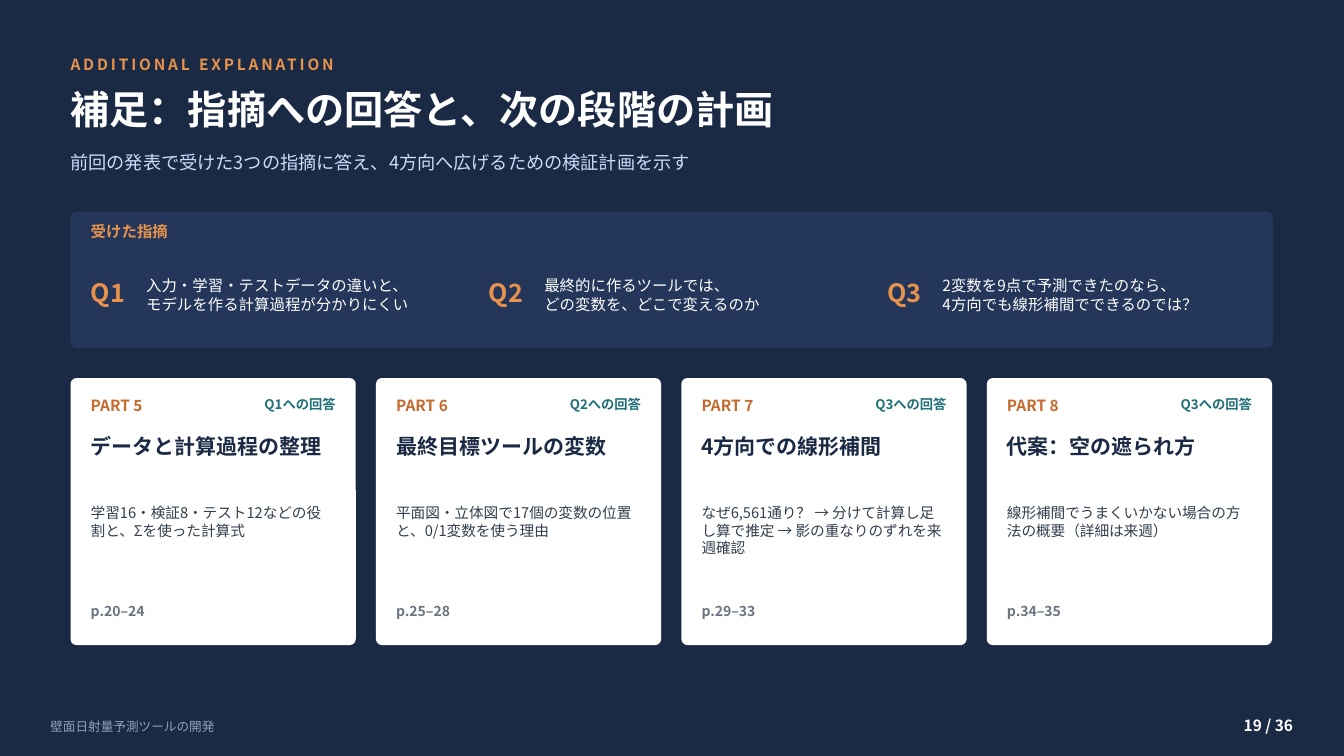
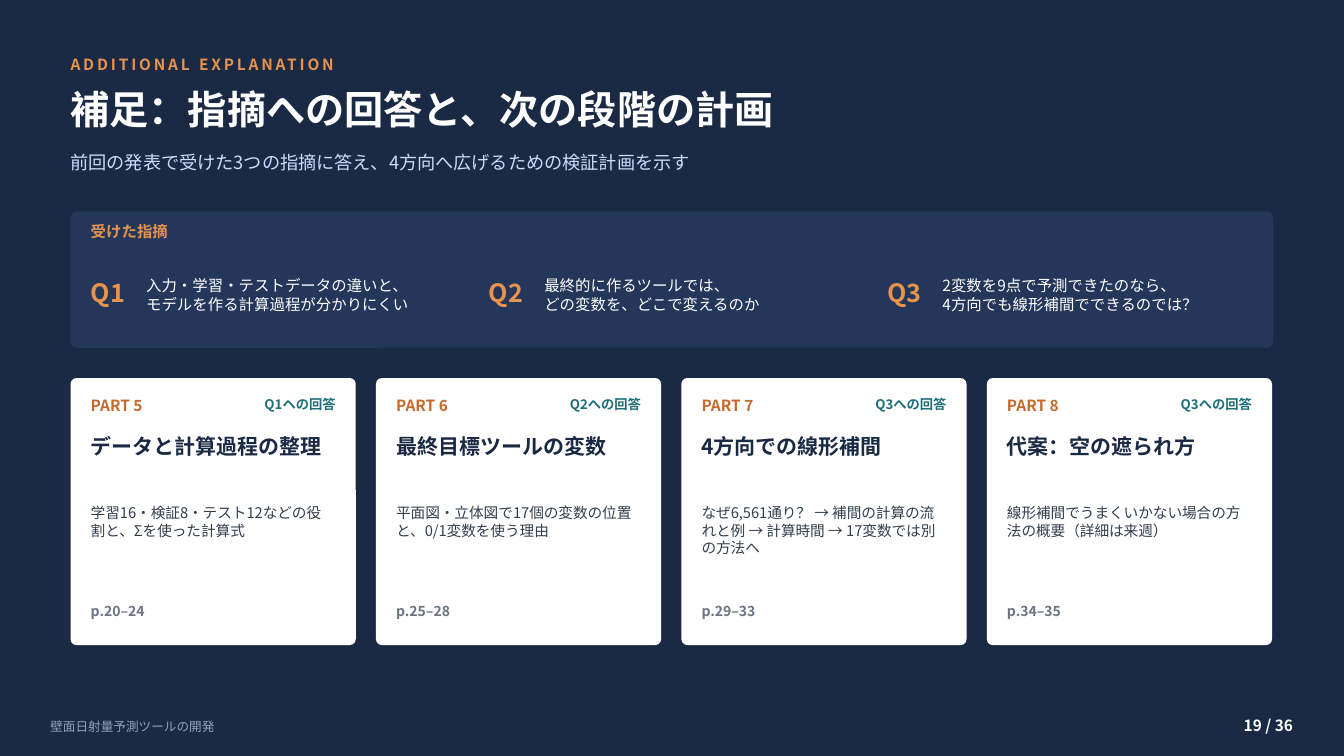
Before and after one commit to koyoy1016-gif/koyo1016, a slide deck: slide 19 of slides/壁面日射量予測ツールの開発_補足付き.pptx. Drawn at 1344x756 pixels with LibreOffice and Linux fonts; fonts in the diff are those of the drawing. Boxes give left, top, right and bottom in pixels: in the first picture for what was removed or moved away, otherwise in the second. Text is boxed around its words. In the diff, an @@ line names an element or a change of style, - is before the commit and + after.

```diff
--- a/slides/壁面日射量予測ツールの開発_補足付き.pptx
+++ b/slides/壁面日射量予測ツールの開発_補足付き.pptx
@@ text at box(702, 505, 934, 537): text changed @@
-なぜ6,561通り？ → 分けて計算し足し算で推定 → 影の重なりのずれを来週確認
+なぜ6,561通り？ → 補間の計算の流れと例 → 計算時間 → 17変数では別の方法へ
```
Also in this commit, not shown: 7 other slides changed, 2 slides added, 2 slides removed, 4 other files.
